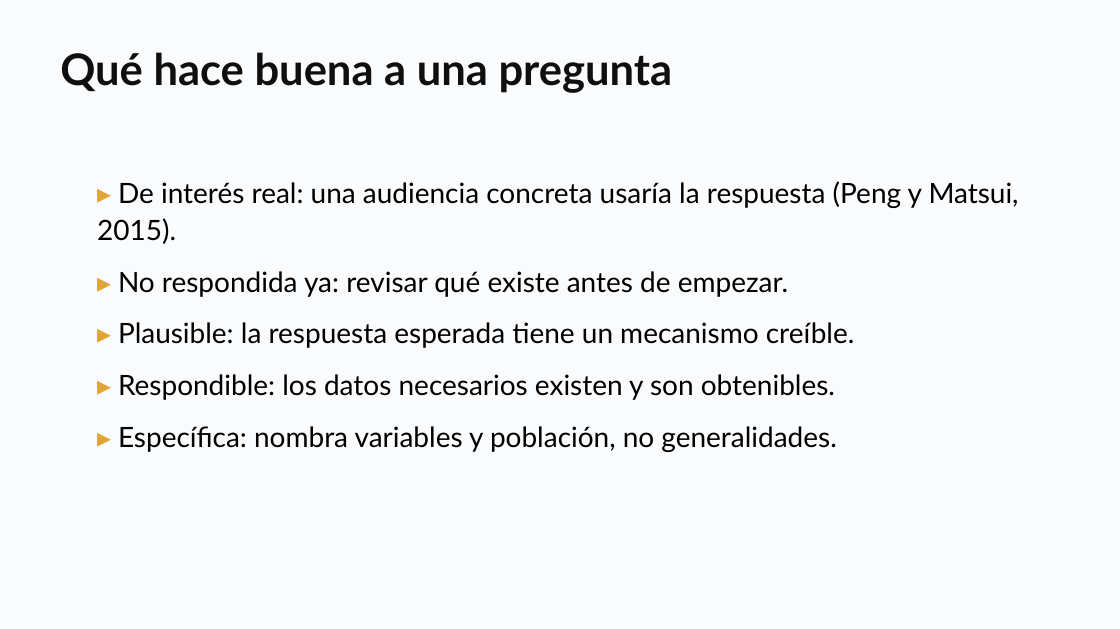
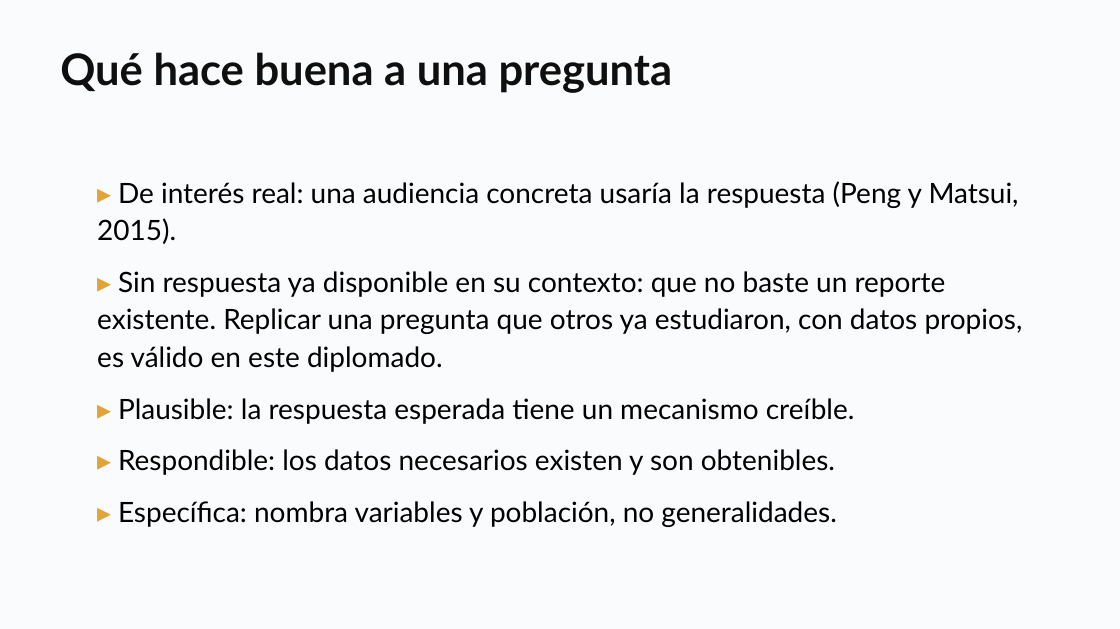
Before and after one commit to daniopitz/diplomado-cdd, a slide deck: slide 5 of presentaciones/clase02_eda_descriptiva.pptx. Drawn at 1120x629 pixels with LibreOffice and Linux fonts; fonts in the diff are those of the drawing. Boxes give left, top, right and bottom in pixels: in the first picture for what was removed or moved away, otherwise in the second. Text is boxed around its words. In the diff, an @@ line names an element or a change of style, - is before the commit and + after.

```diff
--- a/presentaciones/clase02_eda_descriptiva.pptx
+++ b/presentaciones/clase02_eda_descriptiva.pptx
@@ text at (97, 271, 1023, 372): text changed @@
-▸ No respondida ya: revisar qué existe antes de empezar.
+▸ Sin respuesta ya disponible en su contexto: que no baste un reporte existente. Replicar una pregunta que otros ya estudiaron, con datos propios, es válido en este diplomado.
```
Also in this commit, not shown: 1 other file.
